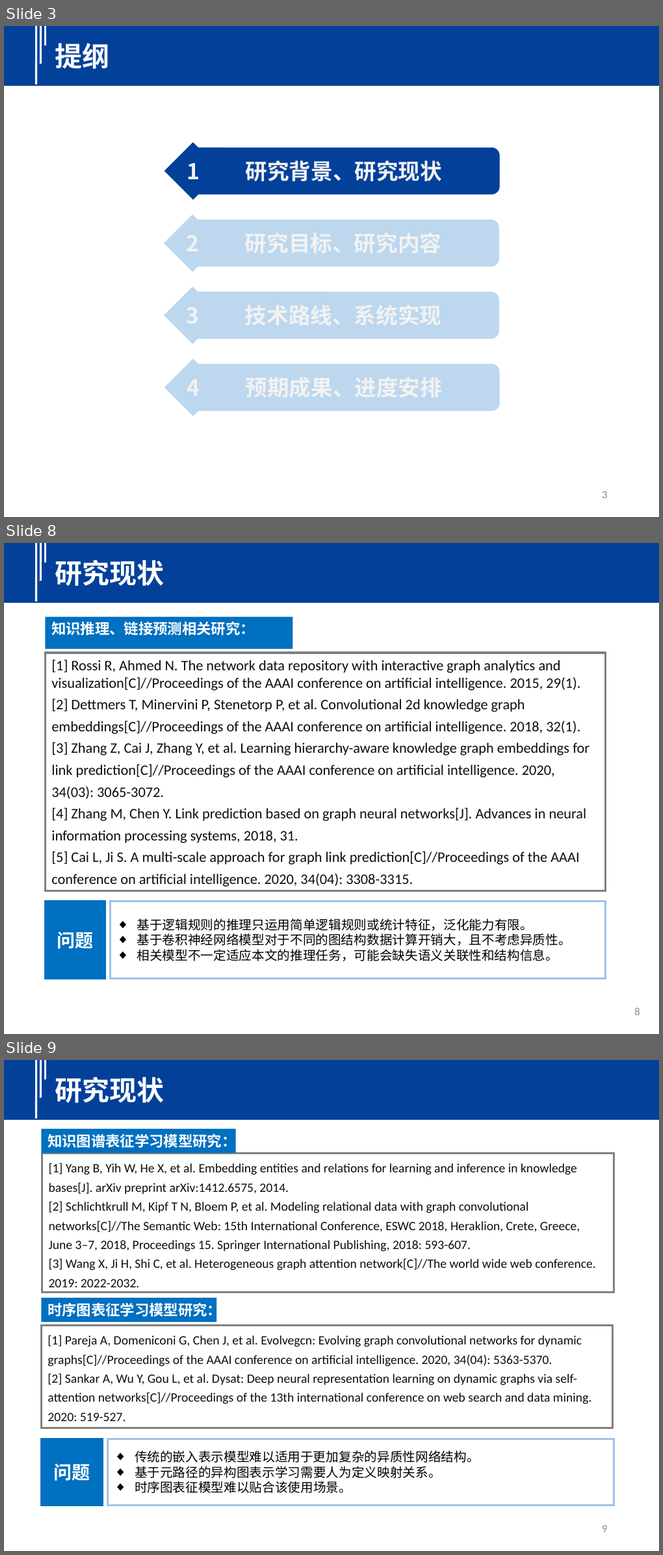
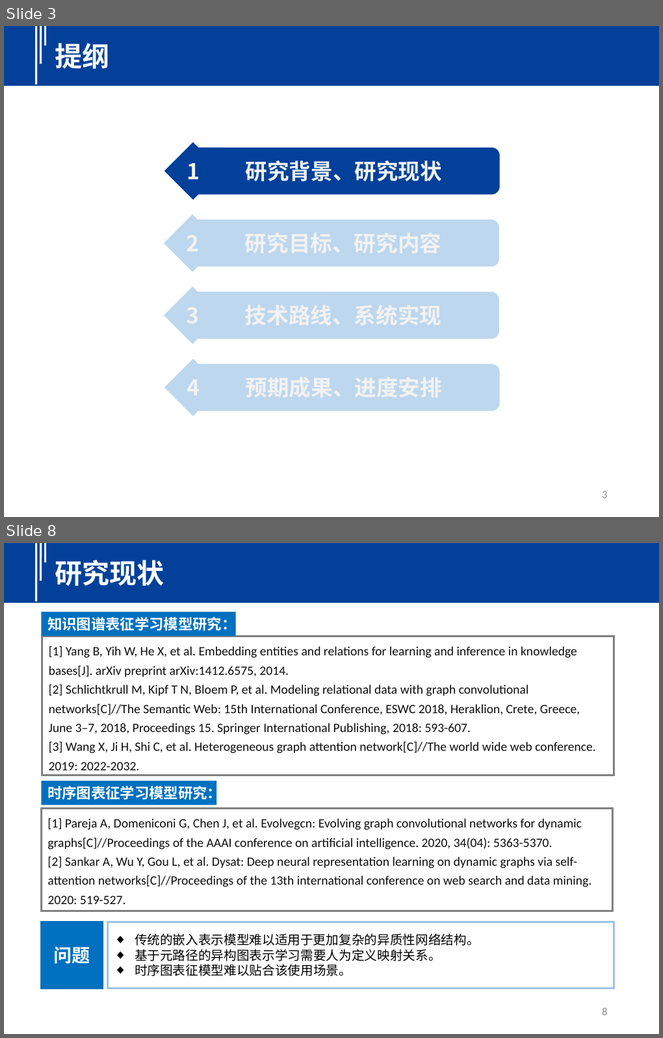
Before and after one commit to seu-cloud/seu-cloud-study, a slide deck: PPT/2023/20230602-巩傲凡-面向作物种类预测的知识推理技术研究.pptx. Shown one above the other, each under a label of ours: slides 3, 8 and 9 before the commit, slides 3 and 8 after it; the slides between them are not shown. The pictures are 663x1555 and 663x1038 pixels, drawn with LibreOffice and Linux fonts; fonts in the diff are those of the drawing. Boxes give left, top, right and bottom in pixels: in the first picture for what was removed or moved away, otherwise in the second. Text is boxed around its words. In the diff, an @@ line names an element or a change of style, - is before the commit and + after.

```diff
--- a/PPT/2023/20230602-巩傲凡-面向作物种类预测的知识推理技术研究.pptx
+++ b/PPT/2023/20230602-巩傲凡-面向作物种类预测的知识推理技术研究.pptx
@@ slide 8 removed at box(4, 543, 659, 1034), background #FFFFFF @@
@@ rectangle removed at box(4, 543, 659, 603) @@
@@ line removed from (36, 543) to (36, 601) @@
@@ line removed from (40, 543) to (40, 581) @@
@@ line removed from (46, 543) to (46, 563) @@
@@ text removed at box(55, 560, 165, 586) @@
-研究现状
@@ rectangle removed at box(46, 617, 293, 649) @@
-知识推理、链接预测相关研究：
@@ rectangle removed at box(46, 653, 605, 891) @@
-[1] Rossi R, Ahmed N. The network data repository with interactive graph analytics and visualization[C]//Proceedings of the AAAI conference on artificial intelligence. 2015, 29(1).
-[2] Dettmers T, Minervini P, Stenetorp P, et al. Convolutional 2d knowledge graph embeddings[C]//Proceedings of the AAAI conference on artificial intelligence. 2018, 32(1).
-[3] Zhang Z, Cai J, Zhang Y, et al. Learning hierarchy-aware knowledge graph embeddings for link prediction[C]//Proceedings of the AAAI conference on artificial intelligence. 2020, 34(03): 3065-3072.
-[4] Zhang M, Chen Y. Link prediction based on graph neural networks[J]. Advances in neural information processing systems, 2018, 31.
-[5] Cai L, Ji S. A multi-scale approach for graph link prediction[C]//Proceedings of the AAAI conference on artificial intelligence. 2020, 34(04): 3308-3315.
@@ rectangle removed at box(46, 901, 105, 979) @@
-问题
@@ rectangle removed at box(110, 901, 605, 979) @@
-◆ 基于逻辑规则的推理只运用简单逻辑规则或统计特征，泛化能力有限。
-◆ 基于卷积神经网络模型对于不同的图结构数据计算开销大，且不考虑异质性。
-◆ 相关模型不一定适应本文的推理任务，可能会缺失语义关联性和结构信息。
@@ page number removed at box(634, 1008, 640, 1016) @@
-8
@@ what was slide 9 is now slide 8 @@
@@ page number at box(602, 1008, 607, 1016): text changed @@
-9
+8
```
Also in this commit, not shown: 18 slides changed, 1 slide added.
